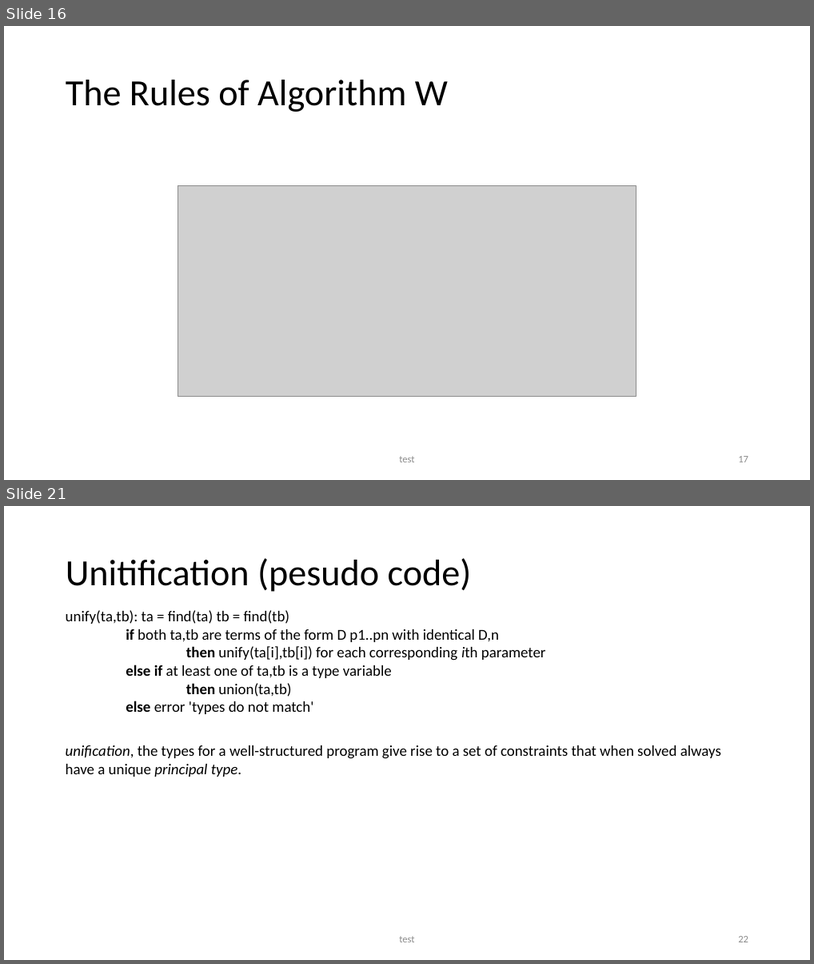
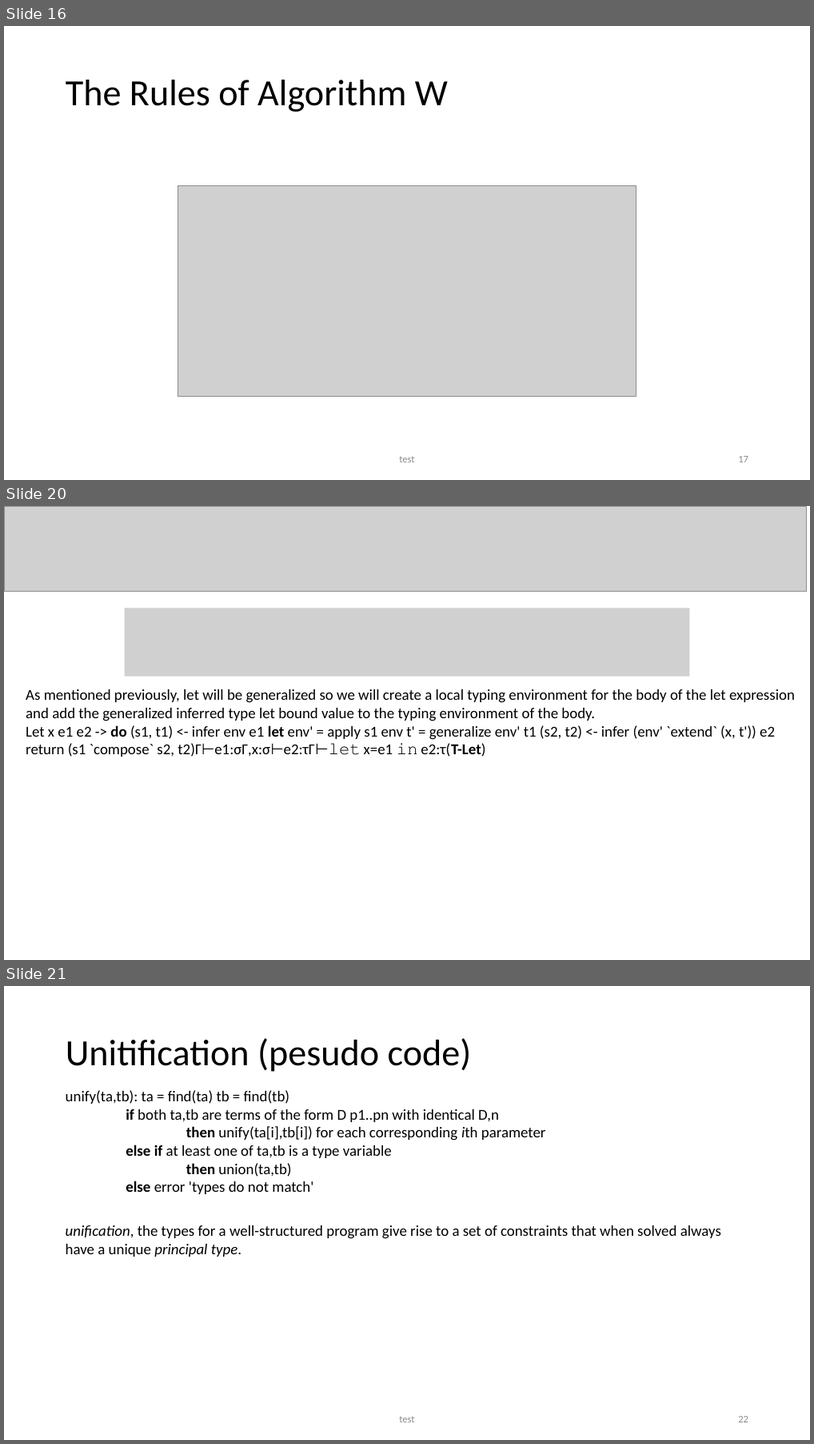
Before and after one commit to seanwestfall/algorithm_w_presentation, a slide deck: Presentation1.pptx. Shown one above the other, each under a label of ours: slides 16 and 21 before the commit, slides 16, 20 and 21 after it; the slides between them are not shown. The pictures are 814x964 and 814x1444 pixels, drawn with LibreOffice and Linux fonts; fonts in the diff are those of the drawing; grey boxes stand for pictures. Boxes give left, top, right and bottom in pixels: in the first picture for what was removed or moved away, otherwise in the second. Text is boxed around its words. In the diff, an @@ line names an element or a change of style, - is before the commit and + after.

```diff
--- a/Presentation1.pptx
+++ b/Presentation1.pptx
@@ slide 20 added at [4,506,810,960], background #FFFFFF @@
@@ picture added at [4,506,806,592] @@
@@ picture added at [124,608,690,676] @@
@@ text added at [26,689,795,756], 18 pt, text #000000 @@
+As mentioned previously, let will be generalized so we will create a local typing environment for the body of the let expression and add the generalized inferred type let bound value to the typing environment of the body.
+Let x e1 e2 -> do (s1, t1) <- infer env e1 let env' = apply s1 env t' = generalize env' t1 (s2, t2) <- infer (env' `extend` (x, t')) e2 return (s1 `compose` s2, t2)Γ⊢e1:σΓ,x:σ⊢e2:τΓ⊢𝚕𝚎𝚝 x=e1 𝚒𝚗 e2:τ(T-Let)
```
Also in this commit, not shown: 3 slides changed, 4 other slides added, 5 slides removed.
